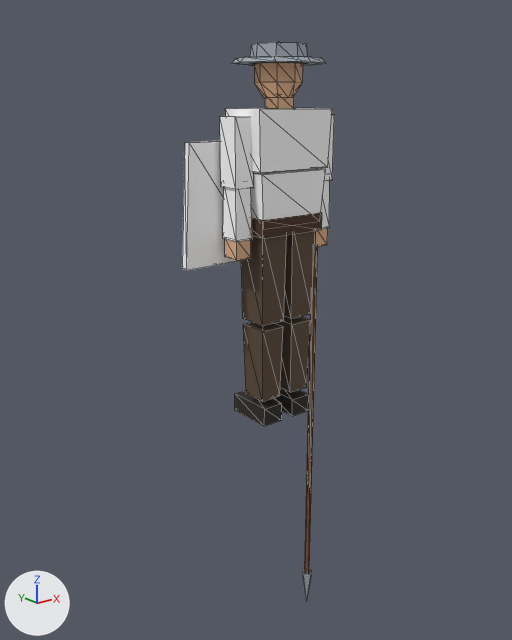
Before and after pictures for a commit that changed the glTF model game/assets/models/soldier_med_spear_rigged.glb.
Before and after are seen from a camera (50 mm lens) standing at (-2.15, -2.52, 1.54) and looking at (-0.07, 0.08, 0.49). The axes (+X, +Y, +Z) are drawn at lower left. The lights are the same throughout. The first picture is the older version. Mesh edges are drawn as thin lines. Vertices at exactly the same position are counted once.

Objects in the first picture: 'med_spear_lod0'.
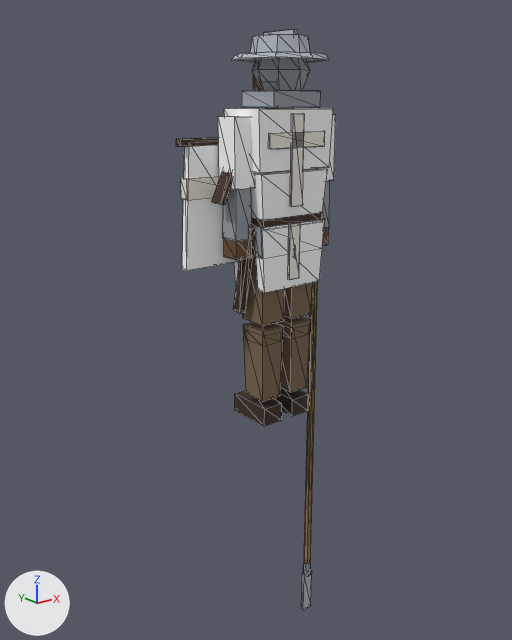
Location of each change, [x1, y1, x2, y2] in pixels of the pictures (512 x 640 px; the box of a moved part takes in the faces that stretch with it):
'med_spear_lod0', reshaped: before [182, 42, 334, 600]; after [176, 29, 336, 610]
part 1 of me_med_spear_lod0, added: after [252, 220, 325, 259]
part 2 of me_med_spear_lod0, added (mostly hidden): after [234, 260, 240, 284]
part 3 of me_med_spear_lod0, added: after [256, 219, 325, 293]
part 4 of me_med_spear_lod0, added: after [290, 114, 304, 207]
part 5 of me_med_spear_lod0, added: after [269, 131, 325, 149]
part 6 of me_med_spear_lod0, added: after [288, 223, 300, 280]
part 7 of me_med_spear_lod0, moved or reshaped: before [250, 42, 307, 64]; after [250, 34, 310, 53]
part 8 of me_med_spear_lod0, added: after [252, 59, 310, 91]
part 9 of me_med_spear_lod0, added: after [264, 29, 297, 35]
part 10 of me_med_spear_lod0, added: after [242, 91, 320, 108]
part 11 of me_med_spear_lod0, moved or reshaped: before [231, 56, 326, 65]; after [232, 52, 329, 62]
part 12 of me_med_spear_lod0, added: after [301, 571, 312, 610]
part 13 of me_med_spear_lod0, added: after [303, 563, 311, 576]
part 14 of me_med_spear_lod0, added: after [181, 176, 219, 200]
part 15 of me_med_spear_lod0, added: after [176, 137, 218, 147]
part 16 of me_med_spear_lod0, deleted: before [302, 569, 311, 600]
part 17 of me_med_spear_lod0, moved or reshaped: before [226, 108, 332, 574]; after [212, 108, 333, 564]
part 18 of me_med_spear_lod0, recoloured: before [223, 62, 330, 404]; after [223, 79, 330, 404]

The edits, one by one:
me_med_spear_lod0 is used by ob_med_spear_lod0; location (0.0, 0.0, 0.0).
me_med_spear_lod0 had 223 vertices, 354 faces and spanned x -0.47..0.29, y -0.2..0.22, z -1.27..1.77.
me_med_spear_lod0 now has 440 vertices, 692 faces and spans x -0.48..0.29, y -0.22..0.21, z -1.31..1.81.
me_med_spear_lod0 part 1: the loose piece of 8 vertices spanning x -0.18..0.18, y -0.11..0.1, z 0.94..1.02 is copied, and the copy is scaled about its middle by (1.05, 1.05, 1.75), then moved by (0.0, 0.0, -0.06); it spans x -0.19..0.19, y -0.11..0.11, z 0.85..0.99.
me_med_spear_lod0 part 2: the loose piece of 8 vertices spanning x -0.18..0.18, y -0.11..0.1, z 0.94..1.02 is copied, and the copy is scaled about its middle by (1, 0.252, 3.75), then moved by (0.0, 0.08, -0.14); it spans x -0.19..0.19, y 0.06..0.11, z 0.69..0.99.
me_med_spear_lod0 part 3: the loose piece of 8 vertices spanning x -0.18..0.18, y -0.11..0.1, z 0.94..1.02 is copied, and the copy is scaled about its middle by (1, 0.252, 3.75), then moved by (0.0, -0.08, -0.14); it spans x -0.19..0.19, y -0.11..-0.06, z 0.69..0.99.
me_med_spear_lod0 part 4: a new loose piece, a box spanning x -0.032..0.032, y -0.13..-0.118, z 1.07..1.47, in mat_vertexcolour.
me_med_spear_lod0 part 5: a new loose piece, a box spanning x -0.16..0.16, y -0.13..-0.118, z 1.327..1.392, in mat_vertexcolour.
me_med_spear_lod0 part 6: a new loose piece, a box spanning x -0.03..0.03, y -0.12..-0.108, z 0.73..0.99, in mat_vertexcolour.
me_med_spear_lod0 part 7: the loose piece of 16 vertices spanning x -0.13..0.13, y -0.12..0.14, z 1.68..1.76 is moved by (0.0, -0.01, 0.02).
me_med_spear_lod0 part 8: a new loose piece, a UV sphere (8 segments, 4 rings, poles along z) spanning x -0.13..0.13, y -0.13..0.12, z 1.51..1.79, in mat_vertexcolour.
me_med_spear_lod0 part 9: a new loose piece, a box spanning x -0.01..0.01, y -0.1..0.1, z 1.777..1.812, in mat_vertexcolour.
me_med_spear_lod0 part 10: a new loose piece, a box spanning x -0.135..0.135, y -0.12..0.1, z 1.495..1.565, in mat_vertexcolour.
me_med_spear_lod0 part 11: the loose piece of 16 vertices spanning x -0.21..0.21, y -0.2..0.22, z 1.68..1.7 is moved by (0.0, -0.01, 0.01).
me_med_spear_lod0 part 12: a new loose piece, a box spanning x 0.21..0.27, y -0.007..0.007, z -1.305..-1.065, in mat_vertexcolour.
me_med_spear_lod0 part 13: a new loose piece, a 5-sided cut cone along z (radius 0.024 at the low end, 0.02 at the high end) spanning x 0.217..0.263, y -0.019..0.024, z -1.075..-0.995, in mat_vertexcolour.
me_med_spear_lod0 part 14: a new loose piece, a box spanning x -0.46..-0.06, y 0.067..0.113, z 1.115..1.205, in mat_vertexcolour.
me_med_spear_lod0 part 15: a new loose piece, a box spanning x -0.48..-0.04, y 0.072..0.108, z 1.34..1.37, in mat_vertexcolour.
me_med_spear_lod0 part 16: the loose piece of 5 vertices spanning x 0.2..0.28, y -0.04..0.03, z -1.27..-1.07 is deleted.
me_med_spear_lod0 part 17: 4 vertices moved from x -0.18..0.18, y -0.11..0.1, z 0.94..1.02 to x -0.18..0.18, y -0.11..0.11, z 0.98..1.02; 15 vertices removed from x -0.21..0.26, y -0.12..0.11, z -1.07..1.49; 33 vertices added at x -0.35..0.26, y -0.12..0.12, z -1.07..1.49.
me_med_spear_lod0 part 18: 211 kept faces spanning x -0.3..0.28, y -0.1..0.16, z -1.07..1.77 get new vertex colours.
Other edits to the shape of me_med_spear_lod0 do not show in these pictures.
